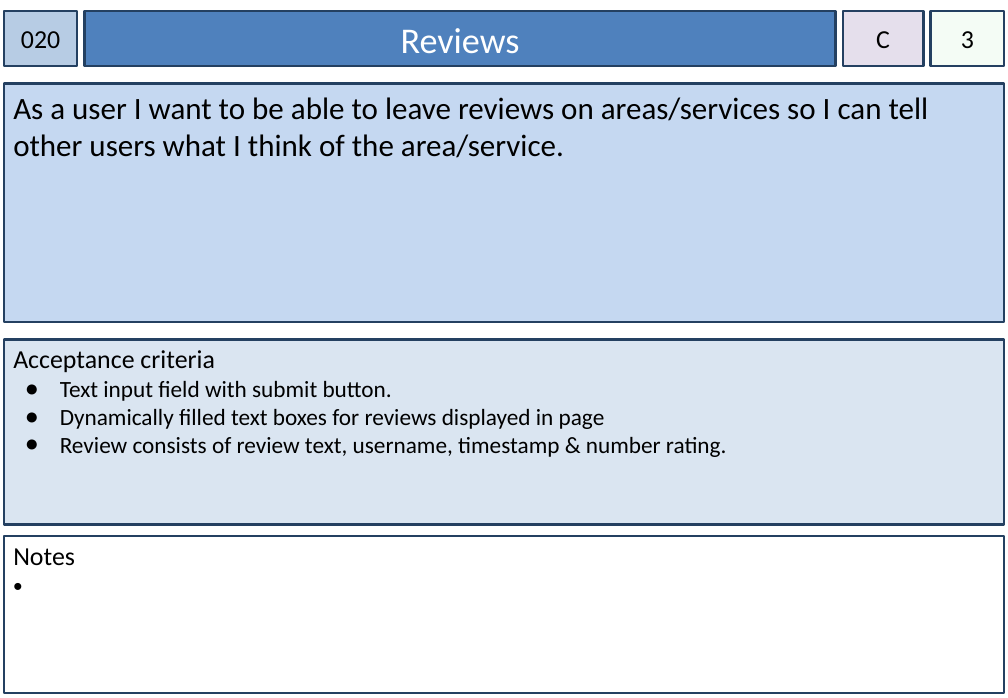
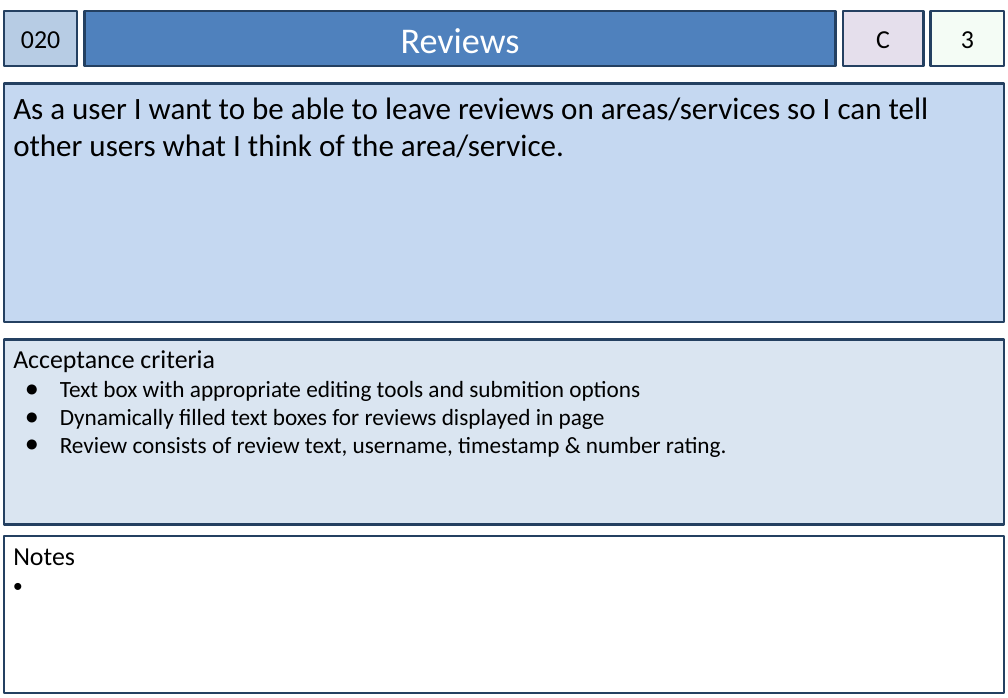
Before and after one commit to rickmccasker/IFB299, a slide deck: slide 22 of Documents/Story Cards.pptx. Drawn at 1008x698 pixels with LibreOffice and Linux fonts; fonts in the diff are those of the drawing. Boxes give left, top, right and bottom in pixels: in the first picture for what was removed or moved away, otherwise in the second. Text is boxed around its words. In the diff, an @@ line names an element or a change of style, - is before the commit and + after.

```diff
--- a/Documents/Story Cards.pptx
+++ b/Documents/Story Cards.pptx
@@ text in rectangle at box(60, 381, 640, 401): text changed @@
-● Text input field with submit button.
+● Text box with appropriate editing tools and submition options
```
Also in this commit, not shown: 15 other slides changed, 1 slide added, 22 other files.
